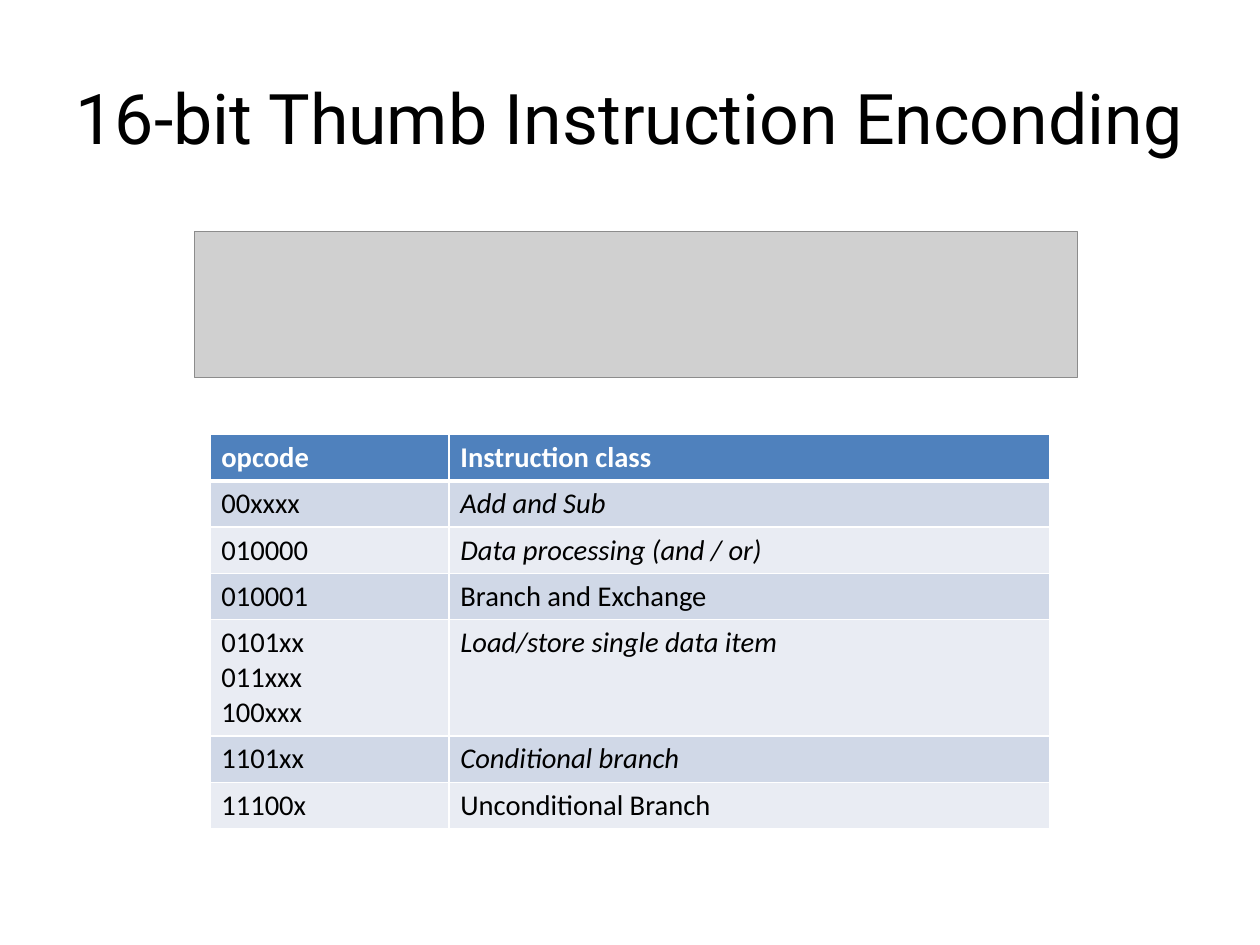
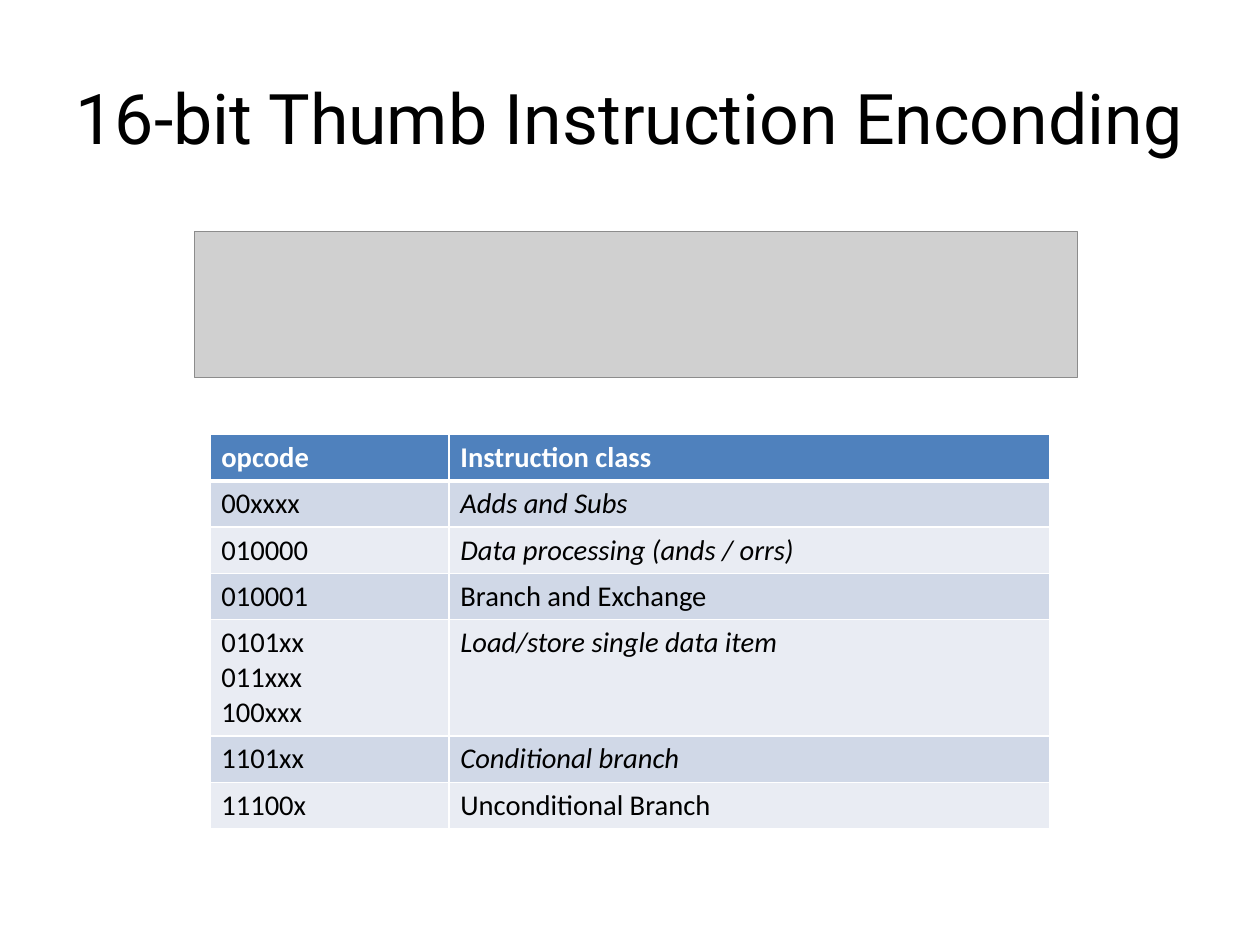
Before and after one commit to jardelufc/RISCME, a slide deck: slide 3 of docs/RISCME..pptx. Drawn at 1260x945 pixels with LibreOffice and Linux fonts; fonts in the diff are those of the drawing; grey boxes stand for pictures. Boxes give left, top, right and bottom in pixels: in the first picture for what was removed or moved away, otherwise in the second. Text is boxed around its words. In the diff, an @@ line names an element or a change of style, - is before the commit and + after.

```diff
--- a/docs/RISCME..pptx
+++ b/docs/RISCME..pptx
@@ table at [210,434,1051,827] @@
-row 2, column 2: Add and Sub
+row 2, column 2: Adds and Subs
-row 3, column 2: Data processing (and / or)
+row 3, column 2: Data processing (ands / orrs)
```
Also in this commit, not shown: 10 other slides changed, 2 slides added, 3 other files.
